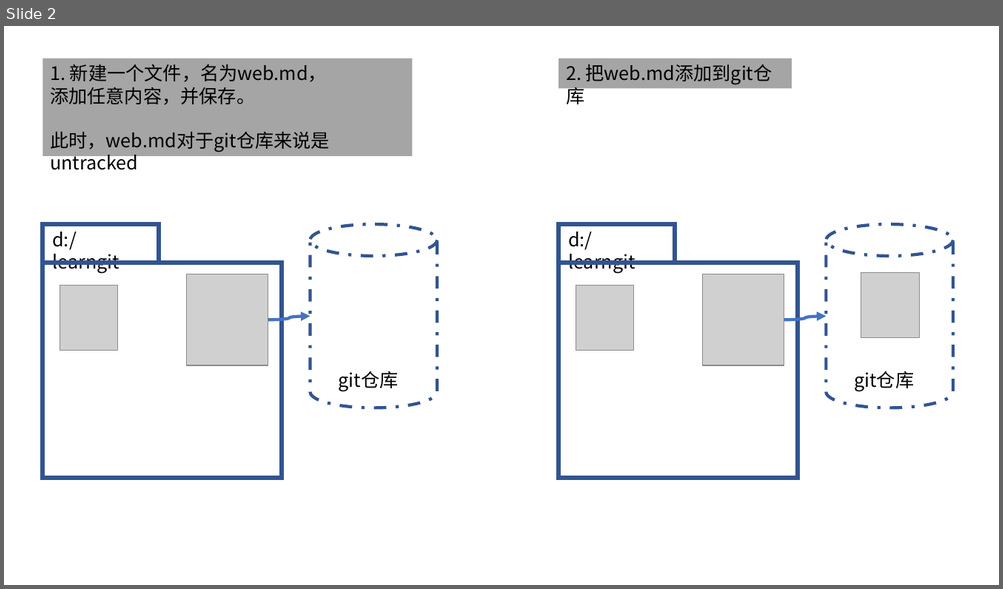
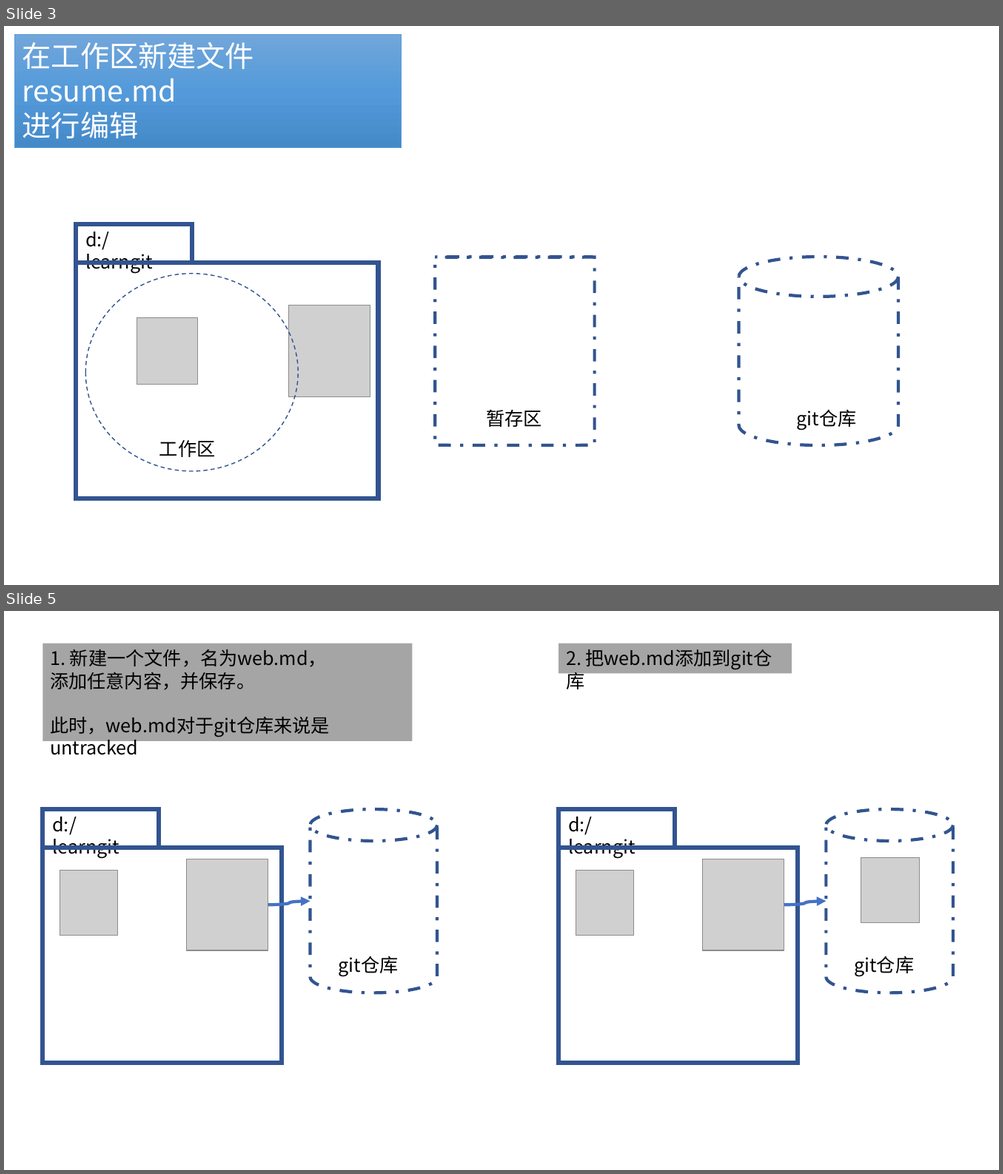
Before and after one commit to fanyouf/04-git, a slide deck: ppt.pptx. Shown one above the other, each under a label of ours: slide 2 before the commit, slides 3 and 5 after it; the slides between them are not shown. The pictures are 1003x589 and 1003x1174 pixels, drawn with LibreOffice and Linux fonts; fonts in the diff are those of the drawing; grey boxes stand for pictures. Boxes give left, top, right and bottom in pixels: in the first picture for what was removed or moved away, otherwise in the second. Text is boxed around its words. In the diff, an @@ line names an element or a change of style, - is before the commit and + after.

```diff
--- a/ppt.pptx
+++ b/ppt.pptx
@@ slide 3 added at [4, 26, 999, 585], background #FFFFFF @@
@@ rectangle added at [15, 35, 401, 147], fill gradient #71A6DB to #559BDB to #448ACA, outline #5B9BD5 0.5 pt, 28 pt, text #FFFFFF @@
+在工作区新建文件
+resume.md
+进行编辑
@@ rectangle added at [76, 224, 192, 264], outline #325491 4.5 pt @@
@@ text added at [85, 232, 153, 273], 18 pt, text #000000 @@
+d:/learngit
@@ rectangle added at [76, 264, 378, 500], outline #325491 4.5 pt @@
@@ cylinder added at [435, 258, 595, 446], outline #325491 3 pt dashed @@
@@ cylinder added at [739, 258, 899, 446], outline #325491 3 pt dashed @@
@@ ellipse added at [85, 274, 298, 471], outline #325491 1 pt dashed @@
@@ picture added at [289, 306, 370, 397] @@
@@ picture added at [136, 318, 198, 385] @@
@@ text added at [486, 410, 542, 427], 18 pt, text #000000 @@
+暂存区
@@ text added at [797, 410, 856, 430], 18 pt, text #000000 @@
+git仓库
@@ text added at [159, 440, 216, 457], 18 pt, text #000000 @@
+工作区
@@ what was slide 2 is now slide 5 @@
```
Also in this commit, not shown: 1 slide changed, 2 other slides added, 7 other files.
